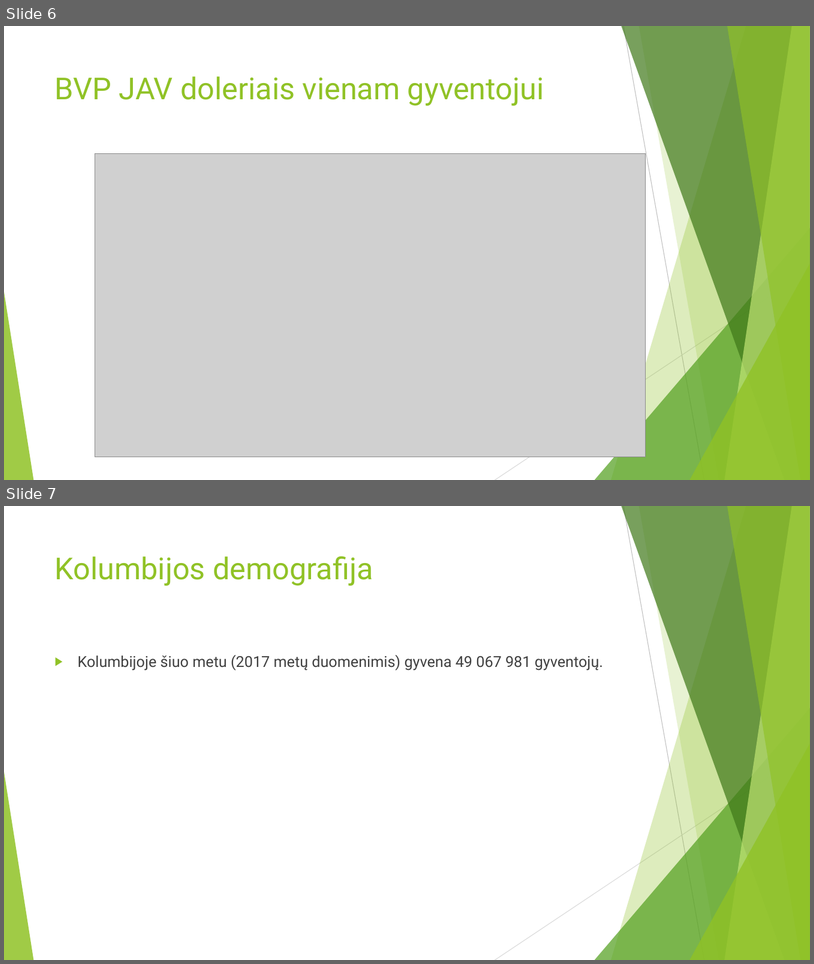
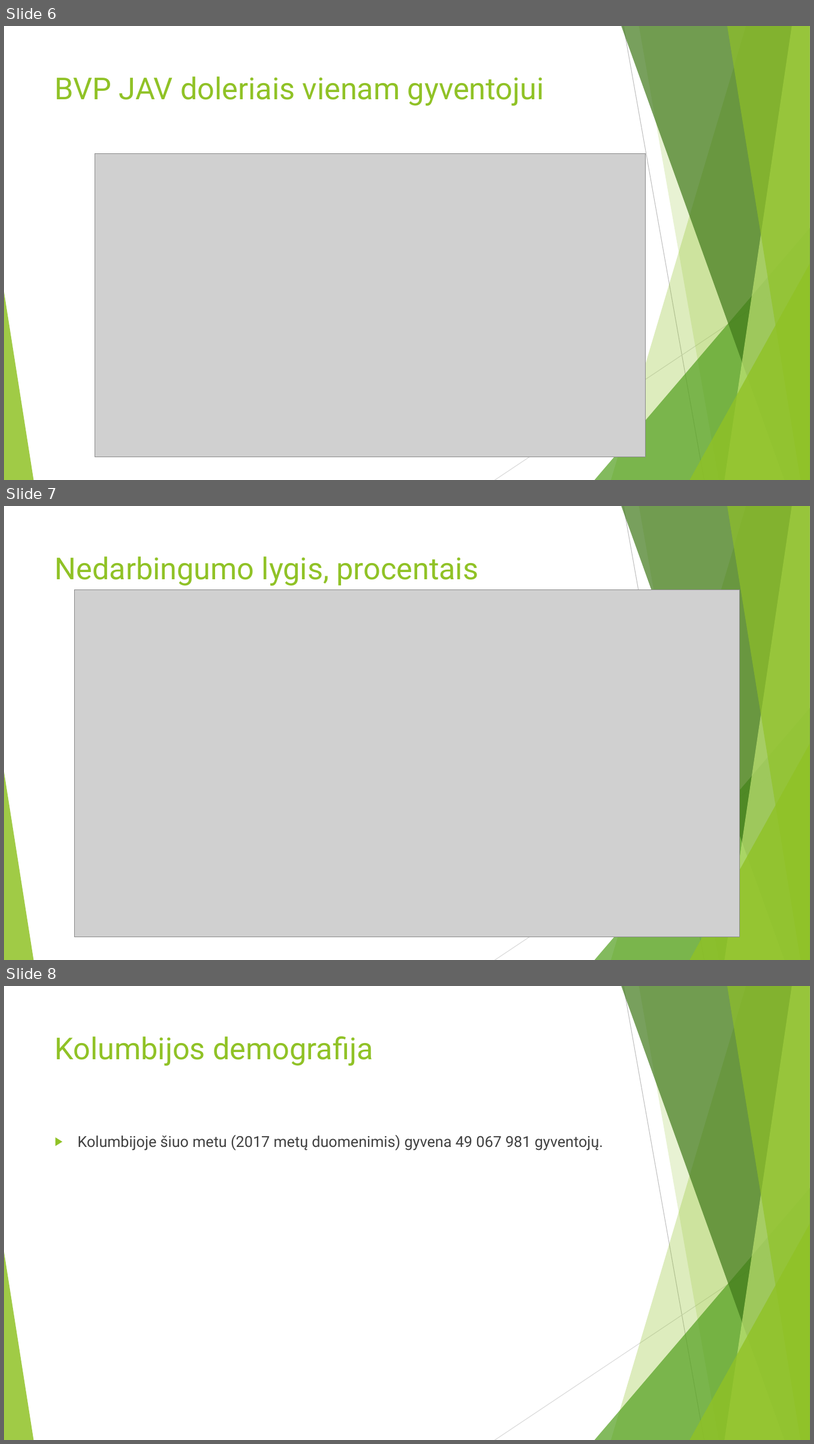
Before and after one commit to ZilvinasAbr/SocialinesRaidosProjektas, a slide deck: Pristatymas.pptx. Shown one above the other, each under a label of ours: slides 6 and 7 before the commit, slides 6, 7 and 8 after it. The pictures are 814x964 and 814x1444 pixels, drawn with LibreOffice and Linux fonts; fonts in the diff are those of the drawing; grey boxes stand for pictures. Boxes give left, top, right and bottom in pixels: in the first picture for what was removed or moved away, otherwise in the second. Text is boxed around its words. In the diff, an @@ line names an element or a change of style, - is before the commit and + after.

Commit message:
Idetas nedarbingumo lygis.

```diff
--- a/Pristatymas.pptx
+++ b/Pristatymas.pptx
@@ slide 7 added at <box>4,506,810,960</box>, background #FFFFFF; not listed: 10 template elements that a slide beside it also shows @@
@@ title added at <box>55,556,479,586</box>, 36 pt, text #90C226 @@
+Nedarbingumo lygis, procentais
@@ picture added at <box>75,590,740,937</box> @@
@@ what was slide 7 is now slide 8 @@
```
Also in this commit, not shown: 2 slides changed, 1 other file.
